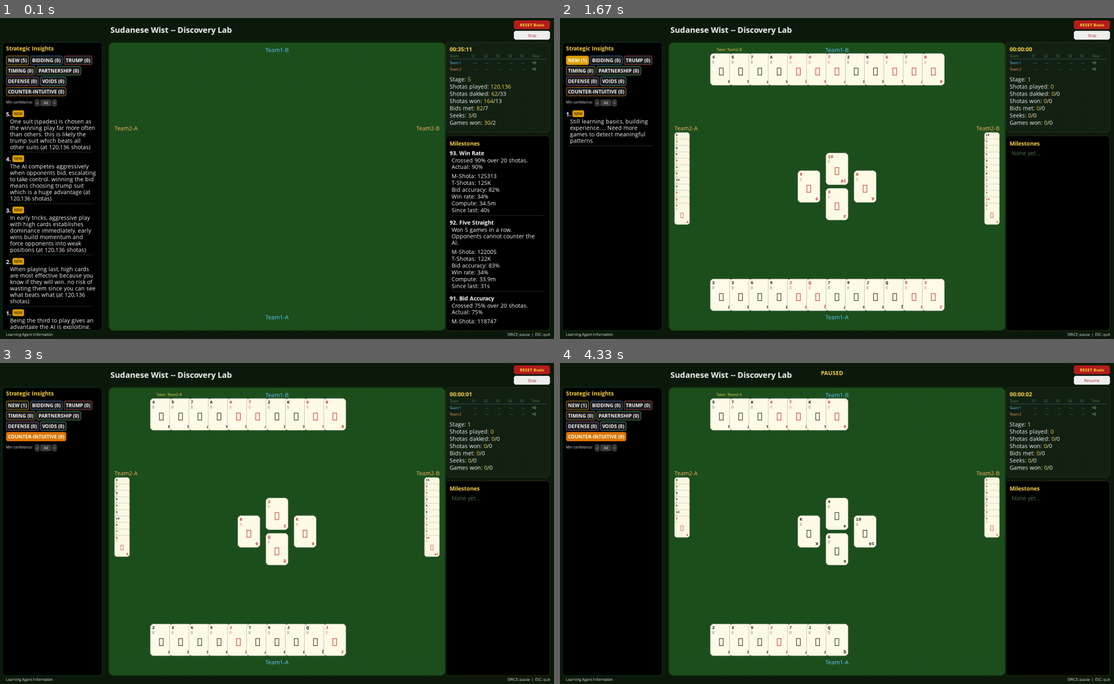
Above: before the commit, frames 1-4 (two rows, left to right).
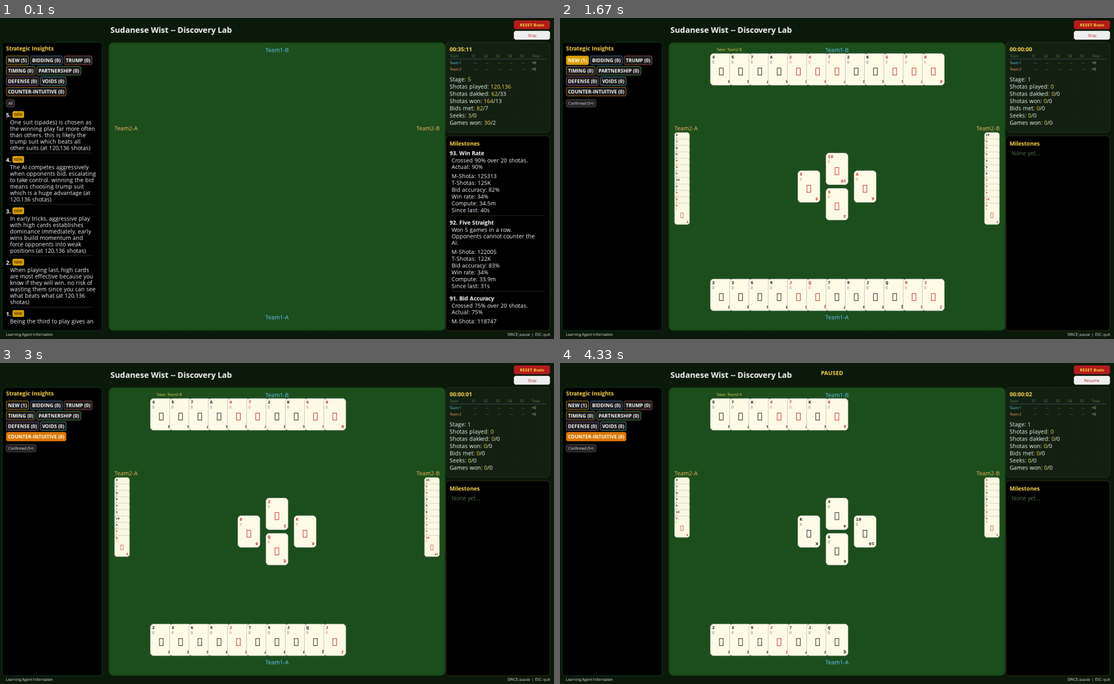
Above: after the commit, the same moments.

Repository: aamagzoub/engineering-intelligence
Game: pygame game, started from gui_wist_discovery/main.py
The game is run twice, just before and just after one commit, with the same random seed, the same clock (stepped at 60 frames per second) and the same inputs.
Inputs (mouse positions are in pixels of both pictures, inside the frame that each line leads up to):
- Up to frame 1 (0.1 s): no input
- Up to frame 2 (1.67 s): click (571, 101) at 0.38 s, where only the run after the commit has a clickable "All"; click "RESET Brain" at 0.72 s; click "NEW (1)" at 1.05 s; click (1041, 290) at 1.38 s
- Up to frame 3 (3 s): tap Space at 1.67, 2.07, 2.37, 2.57 s; click "COUNTER-INTUITIVE (0)" at 2.88 s
- Up to frame 4 (4.33 s): tap Space at 4.3 s

The runs differ from the first frame. In frame 1, 3.3% of the frame differs, in the area x 1-18%, y 25-97%; in frame 2, 0.6%; in frame 3, 0.2%; in frame 4, 0.2%.

Commit message:
v3.2.9 confidence filter: labeled presets cycling (All/Confirmed/Reliable/Strong/Proven/Rock-solid/Fundamental)

Diff:
--- a/gui_wist_discovery/main.py
+++ b/gui_wist_discovery/main.py
@@ -657,19 +657,20 @@
                             self._insight_filter = cat  # Toggle on.
                         self._insight_scroll_offset = 0
                         break
-                # Check confidence filter clicks (left/right arrows).
+                # Check confidence filter clicks (cycle presets).
                 for key, rect in getattr(self, '_conf_rects', {}).items():
                     if rect.collidepoint(event.pos):
-                        if key == "left":
-                            # Decrease: step down by 1 (min 0 = show all).
-                            current = self._confidence_filter or 0
-                            self._confidence_filter = max(0, current - 1)
-                            if self._confidence_filter == 0:
-                                self._confidence_filter = None
-                        elif key == "right":
-                            # Increase: step up by 1.
-                            current = self._confidence_filter or 0
-                            self._confidence_filter = current + 1
+                        _CONF_THRESHOLDS = [0, 5, 20, 50, 100, 500, 1000]
+                        current = self._confidence_filter or 0
+                        # Find next threshold in cycle.
+                        try:
+                            idx = _CONF_THRESHOLDS.index(current)
+                            next_idx = (idx + 1) % len(_CONF_THRESHOLDS)
+                        except ValueError:
+                            next_idx = 0
+                        self._confidence_filter = _CONF_THRESHOLDS[next_idx]
+                        if self._confidence_filter == 0:
+                            self._confidence_filter = None
                         self._insight_scroll_offset = 0
                         break
             elif event.type == pygame.MOUSEWHEEL:
--- a/gui_wist_discovery/renderer.py
+++ b/gui_wist_discovery/renderer.py
@@ -548,41 +548,33 @@
         state["_chip_rects"] = chip_rects
         y = chip_y + ch + 8
 
-        # Confidence filter — scrollable number picker.
+        # Confidence filter — labeled presets, click to cycle.
         conf_filter = state.get("confidence_filter", 0) or 0
-        conf_label = small_font.render("Min confidence:", True, TEXT_WHITE)
-        self.screen.blit(conf_label, (15, y))
-        conf_x = 15 + conf_label.get_width() + 6
-
-        # Left arrow "<".
-        left_surf = small_font.render("<", True, (255, 255, 255))
-        lw = left_surf.get_width() + 6
-        lh = left_surf.get_height() + 4
-        left_rect = pygame.Rect(conf_x, y, lw, lh)
-        pygame.draw.rect(self.screen, (50, 50, 50), left_rect, border_radius=3)
-        pygame.draw.rect(self.screen, (100, 100, 100), left_rect, width=1, border_radius=3)
-        self.screen.blit(left_surf, (conf_x + 3, y + 2))
-        conf_x += lw + 2
-
-        # Current value.
-        val_text = str(conf_filter) if conf_filter > 0 else "All"
-        val_surf = small_font.render(val_text, True, (255, 255, 255))
-        vw = max(val_surf.get_width() + 8, 28)
-        val_rect = pygame.Rect(conf_x, y, vw, lh)
-        pygame.draw.rect(self.screen, (60, 60, 60), val_rect, border_radius=3)
-        self.screen.blit(val_surf, (conf_x + (vw - val_surf.get_width()) // 2, y + 2))
-        conf_x += vw + 2
-
-        # Right arrow ">".
-        right_surf = small_font.render(">", True, (255, 255, 255))
-        rw = right_surf.get_width() + 6
-        right_rect = pygame.Rect(conf_x, y, rw, lh)
-        pygame.draw.rect(self.screen, (50, 50, 50), right_rect, border_radius=3)
-        pygame.draw.rect(self.screen, (100, 100, 100), right_rect, width=1, border_radius=3)
-        self.screen.blit(right_surf, (conf_x + 3, y + 2))
-
-        state["_conf_rects"] = {"left": left_rect, "right": right_rect}
-        y += lh + 10
+        _CONF_PRESETS = [
+            (0, "All"),
+            (5, "Confirmed (5+)"),
+            (20, "Reliable (20+)"),
+            (50, "Strong (50+)"),
+            (100, "Proven (100+)"),
+            (500, "Rock-solid (500+)"),
+            (1000, "Fundamental (1000+)"),
+        ]
+        # Find current label.
+        current_label = "All"
+        for threshold, label in _CONF_PRESETS:
+            if conf_filter >= threshold:
+                current_label = label
+        conf_surf = small_font.render(current_label, True, (255, 255, 255))
+        cw = conf_surf.get_width() + 12
+        ch = conf_surf.get_height() + 6
+        conf_rect = pygame.Rect(15, y, cw, ch)
+        hover_conf = conf_rect.collidepoint(pygame.mouse.get_pos())
+        bg_conf = (60, 60, 60) if hover_conf else (35, 35, 35)
+        pygame.draw.rect(self.screen, bg_conf, conf_rect, border_radius=4)
+        pygame.draw.rect(self.screen, (100, 100, 100), conf_rect, width=1, border_radius=4)
+        self.screen.blit(conf_surf, (15 + 6, y + 3))
+        state["_conf_rects"] = {"cycle": conf_rect}
+        y += ch + 10
 
         insights = state.get("insights", [])
         if not insights:
Not shown, changed: SudaneseWist_v3.1.5.spec
